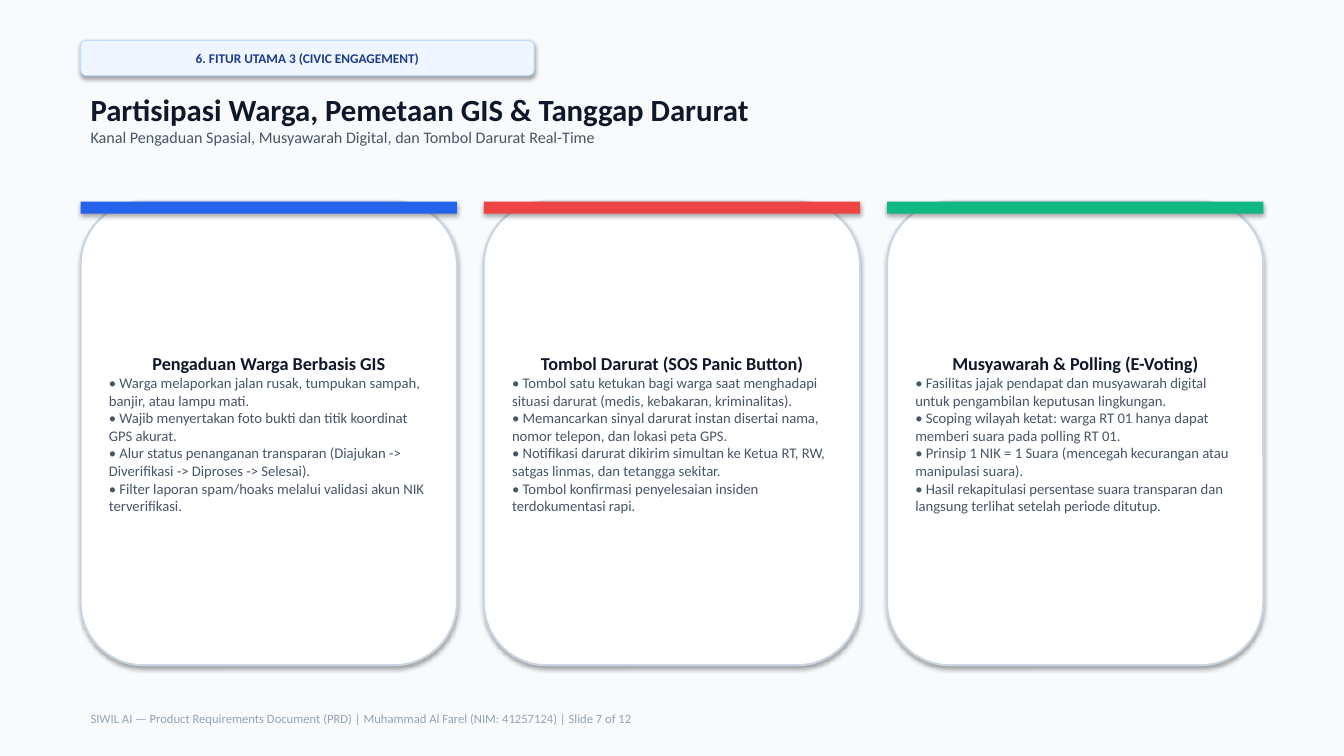
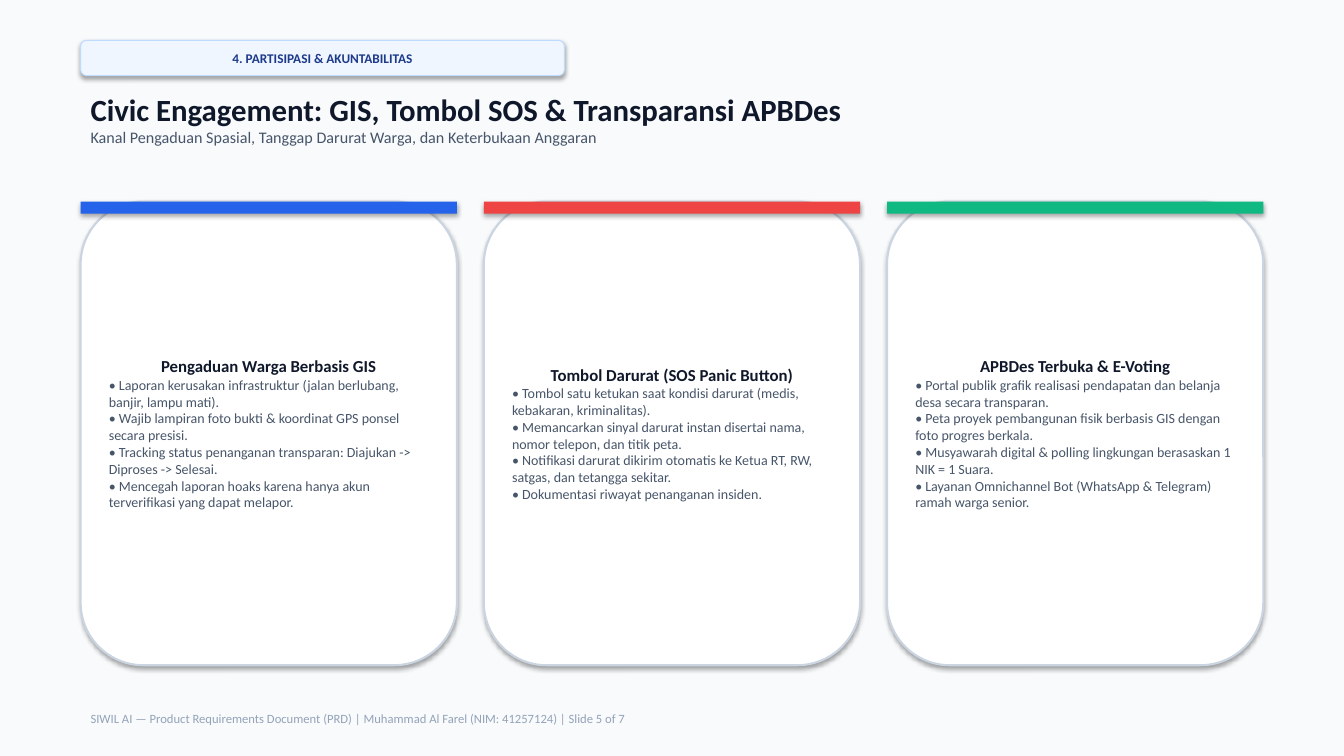
Before and after one commit to Yenvys/SistemWilayah, a slide deck: slide 5 of PRESENTASI_PRD_SIWIL.pptx (slide 7 before the commit). Drawn at 1344x756 pixels with LibreOffice and Linux fonts; fonts in the diff are those of the drawing. Boxes give left, top, right and bottom in pixels: in the first picture for what was removed or moved away, otherwise in the second. Text is boxed around its words. In the diff, an @@ line names an element or a change of style, - is before the commit and + after.

```diff
--- a/PRESENTASI_PRD_SIWIL.pptx
+++ b/PRESENTASI_PRD_SIWIL.pptx
@@ rounded rectangle "4. PARTISIPASI & AKUNTABILITAS": place and size @@
-rounded rectangle "4. PARTISIPASI & AKUNTABILITAS" at <box>81,40,534,76</box>
+rounded rectangle "4. PARTISIPASI & AKUNTABILITAS" at <box>81,40,565,76</box>
@@ text in rounded rectangle at <box>232,54,412,63</box>: text changed @@
-6. FITUR UTAMA 3 (CIVIC ENGAGEMENT)
+4. PARTISIPASI & AKUNTABILITAS
@@ text at <box>91,99,841,146</box>: text changed @@
-Partisipasi Warga, Pemetaan GIS & Tanggap Darurat
-Kanal Pengaduan Spasial, Musyawarah Digital, dan Tombol Darurat Real-Time
+Civic Engagement: GIS, Tombol SOS & Transparansi APBDes
+Kanal Pengaduan Spasial, Tanggap Darurat Warga, dan Keterbukaan Anggaran
@@ text in rounded rectangle at <box>109,380,400,510</box>: text changed; size 10.5 to 10 pt @@
-• Warga melaporkan jalan rusak, tumpukan sampah, banjir, atau lampu mati.
-• Wajib menyertakan foto bukti dan titik koordinat GPS akurat.
-• Alur status penanganan transparan (Diajukan -> Diverifikasi -> Diproses -> Selesai).
-• Filter laporan spam/hoaks melalui validasi akun NIK terverifikasi.
+• Laporan kerusakan infrastruktur (jalan berlubang, banjir, lampu mati).
+• Wajib lampiran foto bukti & koordinat GPS ponsel secara presisi.
+• Tracking status penanganan transparan: Diajukan -> Diproses -> Selesai.
+• Mencegah laporan hoaks karena hanya akun terverifikasi yang dapat melapor.
@@ text in rounded rectangle at <box>161,360,376,375</box>: size 13 to 12 pt in "Pengaduan Warga Berbasis GIS" @@
@@ text in rounded rectangle at <box>512,388,812,502</box>: text changed; size 10.5 to 10 pt @@
-• Tombol satu ketukan bagi warga saat menghadapi situasi darurat (medis, kebakaran, kriminalitas).
-• Memancarkan sinyal darurat instan disertai nama, nomor telepon, dan lokasi peta GPS.
-• Notifikasi darurat dikirim simultan ke Ketua RT, RW, satgas linmas, dan tetangga sekitar.
-• Tombol konfirmasi penyelesaian insiden terdokumentasi rapi.
+• Tombol satu ketukan saat kondisi darurat (medis, kebakaran, kriminalitas).
+• Memancarkan sinyal darurat instan disertai nama, nomor telepon, dan titik peta.
+• Notifikasi darurat dikirim otomatis ke Ketua RT, RW, satgas, dan tetangga sekitar.
+• Dokumentasi riwayat penanganan insiden.
@@ text in rounded rectangle at <box>551,368,793,384</box>: size 13 to 12 pt in "Tombol Darurat (SOS Panic Button)" @@
@@ text in rounded rectangle at <box>915,360,1231,510</box>: text changed; size 10.5 to 10 pt @@
-Musyawarah & Polling (E-Voting)
-• Fasilitas jajak pendapat dan musyawarah digital untuk pengambilan keputusan lingkungan.
-• Scoping wilayah ketat: warga RT 01 hanya dapat memberi suara pada polling RT 01.
-• Prinsip 1 NIK = 1 Suara (mencegah kecurangan atau manipulasi suara).
-• Hasil rekapitulasi persentase suara transparan dan langsung terlihat setelah periode ditutup.
+APBDes Terbuka & E-Voting
+• Portal publik grafik realisasi pendapatan dan belanja desa secara transparan.
+• Peta proyek pembangunan fisik berbasis GIS dengan foto progres berkala.
+• Musyawarah digital & polling lingkungan berasaskan 1 NIK = 1 Suara.
+• Layanan Omnichannel Bot (WhatsApp & Telegram) ramah warga senior.
@@ text at <box>91,714,624,725</box>: text changed @@
-SIWIL AI — Product Requirements Document (PRD) | Muhammad Al Farel (NIM: 41257124) | Slide 7 of 12
+SIWIL AI — Product Requirements Document (PRD) | Muhammad Al Farel (NIM: 41257124) | Slide 5 of 7
```
Also in this commit, not shown: 3 other slides changed, 3 slides added, 8 slides removed, 2 other files.
